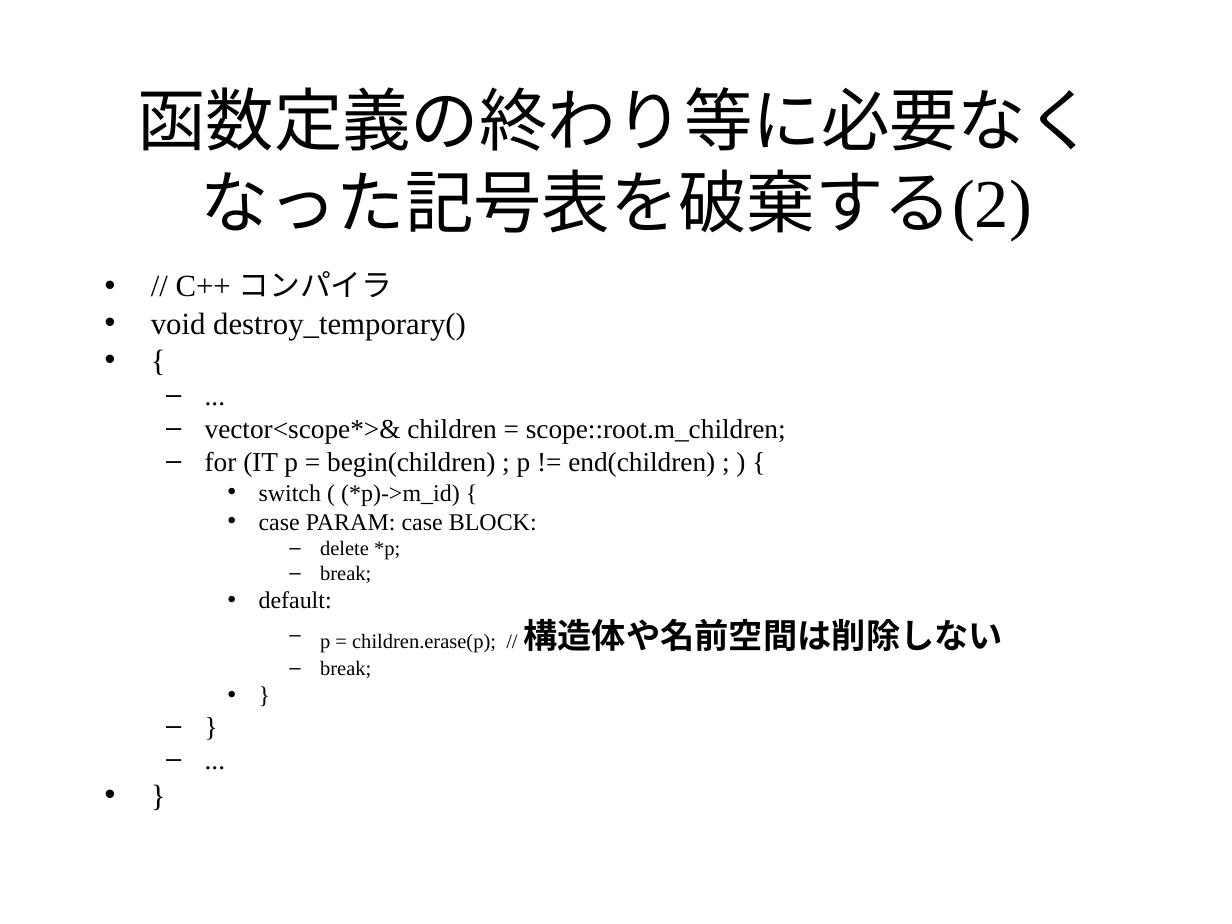
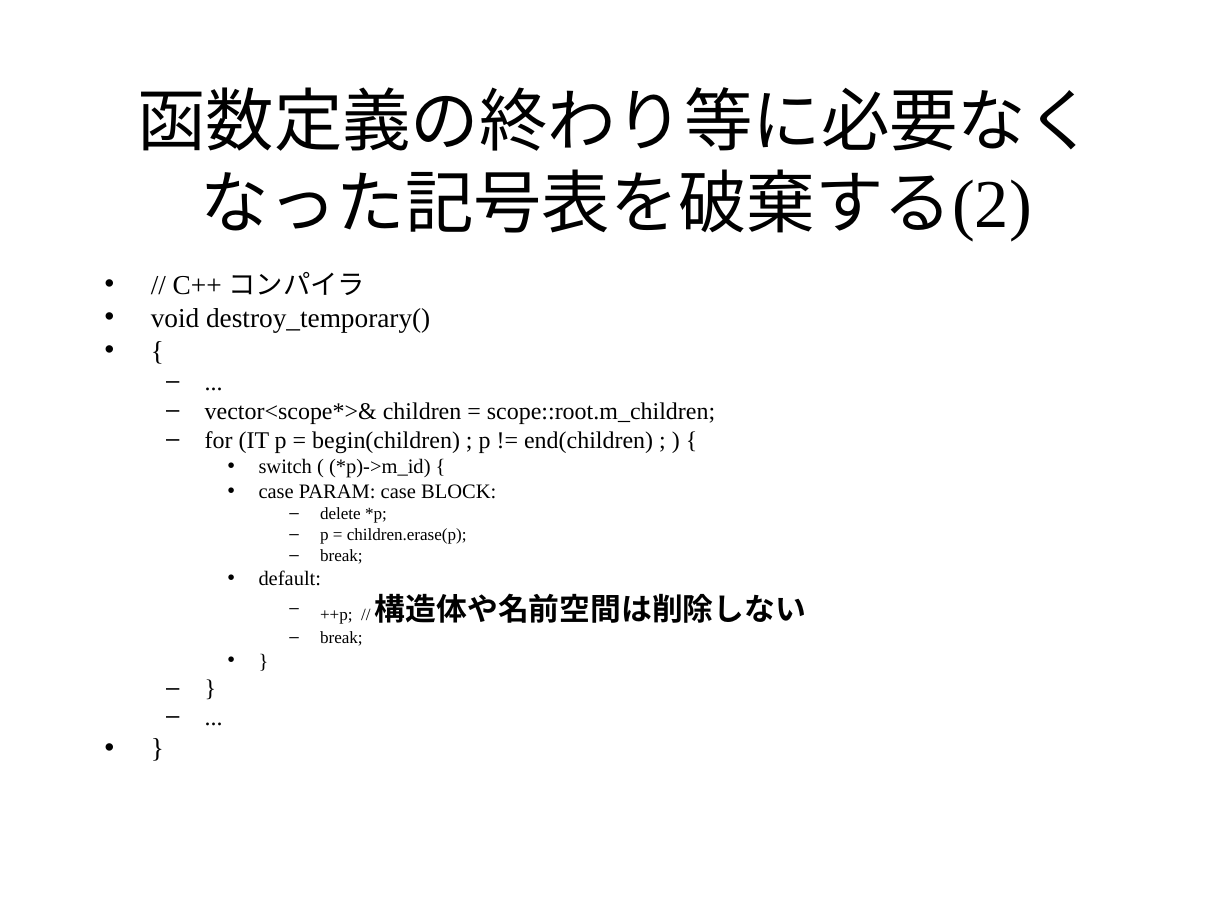
Before and after one commit to KeiHasegawa/cxx_doc, a slide deck: slide 5 of 05_tag.ppt. Drawn at 1232x924 pixels with LibreOffice and Linux fonts; fonts in the diff are those of the drawing. Boxes give left, top, right and bottom in pixels: in the first picture for what was removed or moved away, otherwise in the second. Text is boxed around its words. In the diff, an @@ line names an element or a change of style, - is before the commit and + after.

```diff
--- a/05_tag.ppt
+++ b/05_tag.ppt
@@ text at (151,272,715,564): size 18 to 16 pt in "// C++ コンパイラ", "void destroy_temporary()", "{", "}"; size 16 to 14 pt in "...", "vector<scope*>& children = scope::root.m_children;", "for (IT p = begin(children) ; p ...", "}" and 1 more places; size 14 to 12 pt in "switch ( (*p)->m_id) {", "case PARAM: case BLOCK:", "default:", "}"; size 12 to 10 pt in "delete *p;", "break;", "break;" @@
@@ text at (320,528,467,544): paragraph added @@
+      – p = children.erase(p);
@@ text at (320,593,806,624): text changed; size 12 to 18 pt; bold on @@
-      – p = children.erase(p); // 構造体や名前空間は削除しない
+      – ++p; // 構造体や名前空間は削除しない
```
Also in this commit, not shown: 1 other slide changed, 1 other file.
